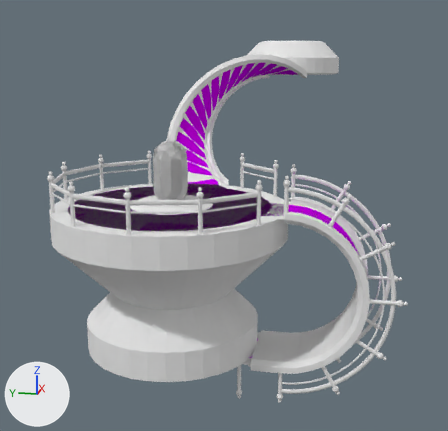
The Blender file scenes/phone-bank-ori.blend, before and after one commit.
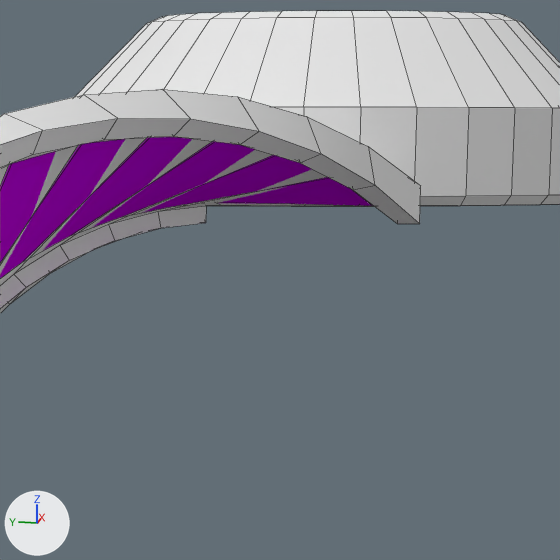
The first picture shows the older version from a camera (50 mm lens) standing at (-19.89, -5.82, 4.69) and looking at (9.28, 0.02, -2.6). The close-ups show both versions on the part from 52% to 74% of the width and 9% to 32% of the height of that picture; other places that the commit changed are outside them. The lights are fixed; the arrows at lower left show +X, +Y and +Z. The close-ups show mesh edges as thin lines.

The older version as bpy lines, for what is in view:
```python
me_circle_002 = bpy.data.meshes.new('Circle.002')
me_circle_002.from_pydata(...)  # 160 vertices, 130 faces; spans x -3.0..3.0, y -3.0..3.0, z -1.0..1.0
me_circle_002.materials.append(mat_vertexcolor)  # white #e7e7e7
me_helix = bpy.data.meshes.new('Helix')
me_helix.from_pydata(...)  # 180 vertices, 184 faces; spans x -0.21..14.33, y -3.23..2.14, z -0.34..5.14
me_helix.polygons.foreach_set('use_smooth', [True] * 184)
me_helix.materials.append(mat_vertexcolor)  # white #e7e7e7
me_walkmesh = bpy.data.meshes.new('WalkMesh')
me_walkmesh.from_pydata(...)  # 174 vertices, 41 faces; spans x -3.4..23.8, y -6.5..3.4, z -5.0..4.7
me_walkmesh.polygons.foreach_set('use_smooth', [True] * 41)
me_walkmesh.materials.append(mat_walkmesh)  # pink #c900e7
ob_circle_002 = bpy.data.objects.new('Circle.002', me_circle_002)
ob_circle_002.location = (21.0, -2.0, 5.0)
ob_circle_002.rotation_euler = (0.0, -3.142, 0.0)  # degrees (0, -180, 0)
ob_helix = bpy.data.objects.new('Helix', me_helix)
ob_helix.location = (4.0, 0.0, 0.0)
ob_walkmesh = bpy.data.objects.new('WalkMesh', me_walkmesh)
ob_walkmesh.location = (0.0, 0.0, 0.0)
```
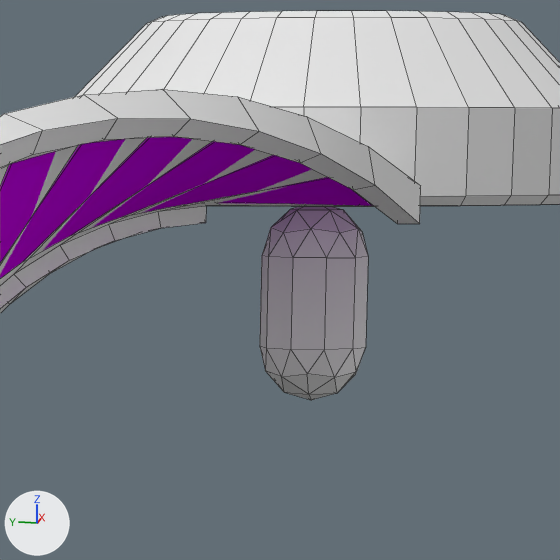
Changed parts and their boxes (x1, y1, x2, y2) in the close-ups (560 x 560 px):
'Destination.001', added: after (260, 206, 368, 400)

Patch to the scene script:
```diff
--- a/scenes/phone-bank-ori.blend.py
+++ b/scenes/phone-bank-ori.blend.py
@@ me_player_left_001 @@
+me_player_left_001.from_pydata(...)  # 52 vertices, 90 faces; spans x -0.57..0.57, y -0.6..0.6, z 0.0..2.2
@@ ob_destination_001 @@
+ob_destination_001 = bpy.data.objects.new('Destination.001', me_player_left_001)
+ob_destination_001.location = (20.884, -1.87, 4.0)
+ob_destination_001.rotation_euler = (0.0, 3.141, 0.0)  # degrees (0, 180, 0)
```
